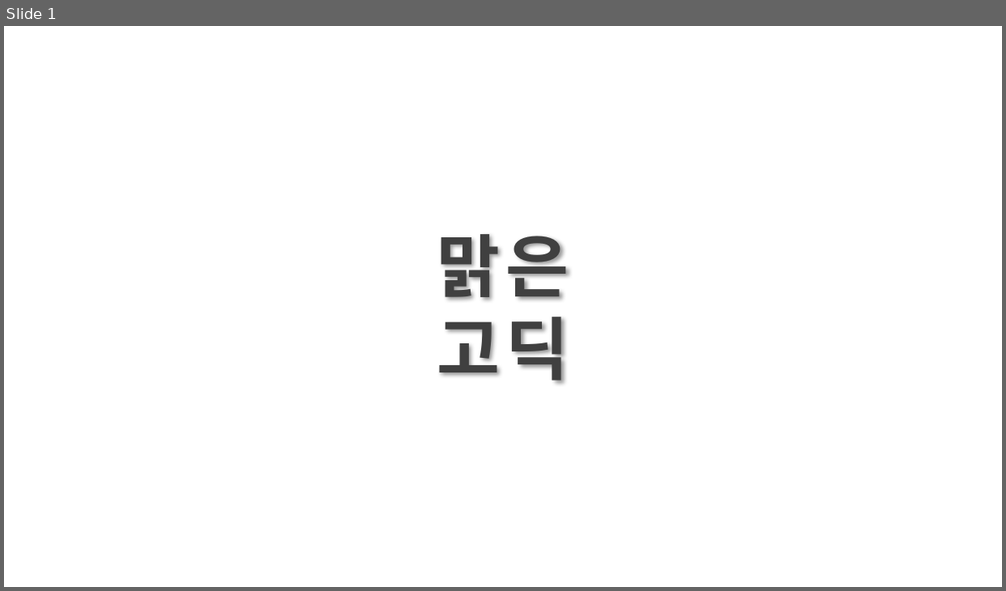
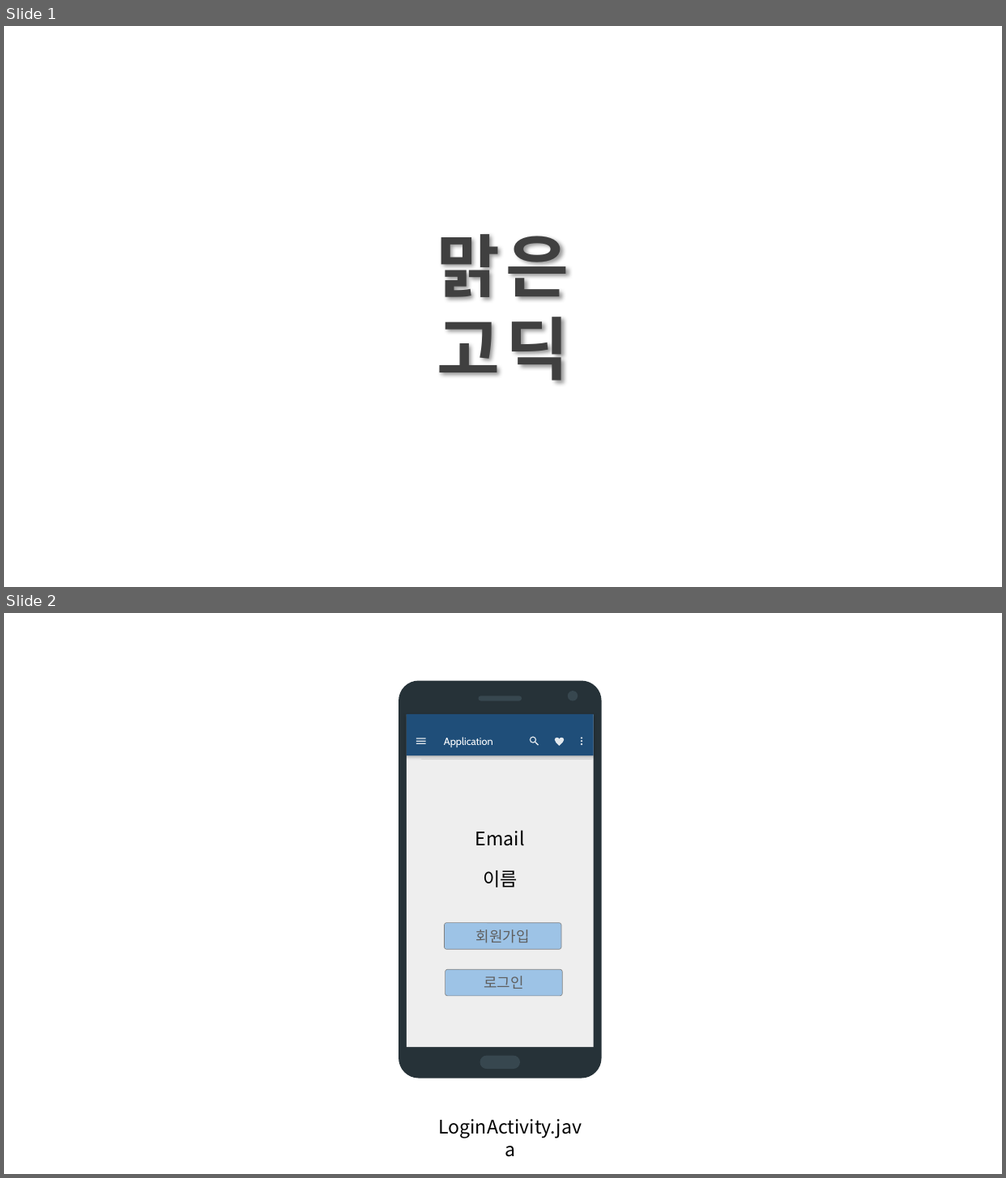
Before and after one commit to quki/PREZENTAINER, a slide deck: 스토리보드.pptx. Shown one above the other, each under a label of ours: slide 1 before the commit, slides 1 and 2 after it. The pictures are 1006x591 and 1006x1178 pixels, drawn with LibreOffice and Linux fonts; fonts in the diff are those of the drawing. Boxes give left, top, right and bottom in pixels: in the first picture for what was removed or moved away, otherwise in the second. Text is boxed around its words. In the diff, an @@ line names an element or a change of style, - is before the commit and + after.

```diff
--- a/스토리보드.pptx
+++ b/스토리보드.pptx
@@ slide 2 added at box(4, 613, 1002, 1174), background #FFFFFF @@
@@ group added at box(398, 680, 602, 1139): 7 freeform shapes, 3 texts, 2 rectangles, 2 rounded rectangles, 1 ellipse, 1 line @@
+Application
+LoginActivity.java
+이름
+Email
+회원가입
+로그인
```
Also in this commit, not shown: 8 slides changed, 57 other files.
